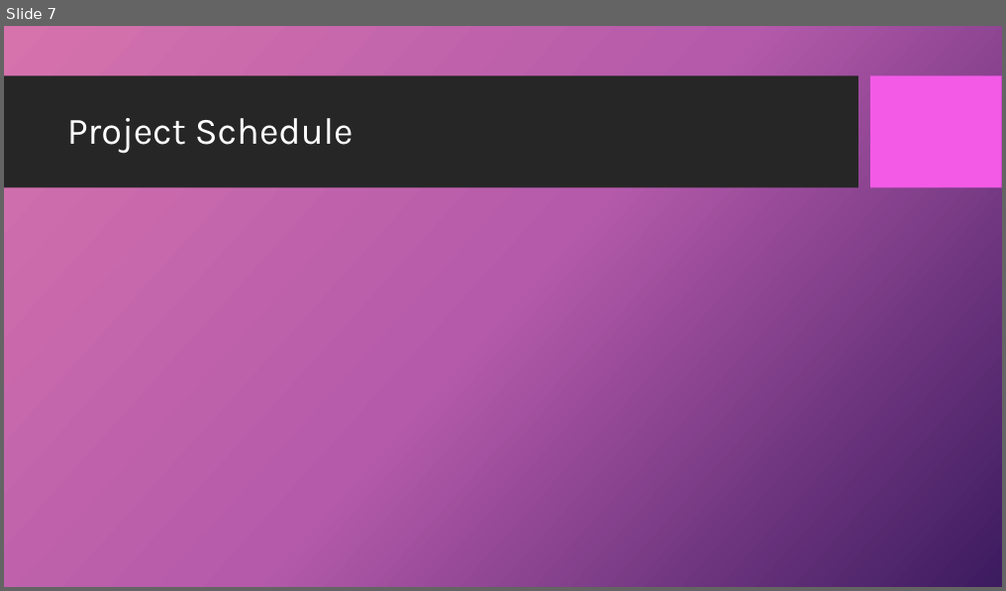
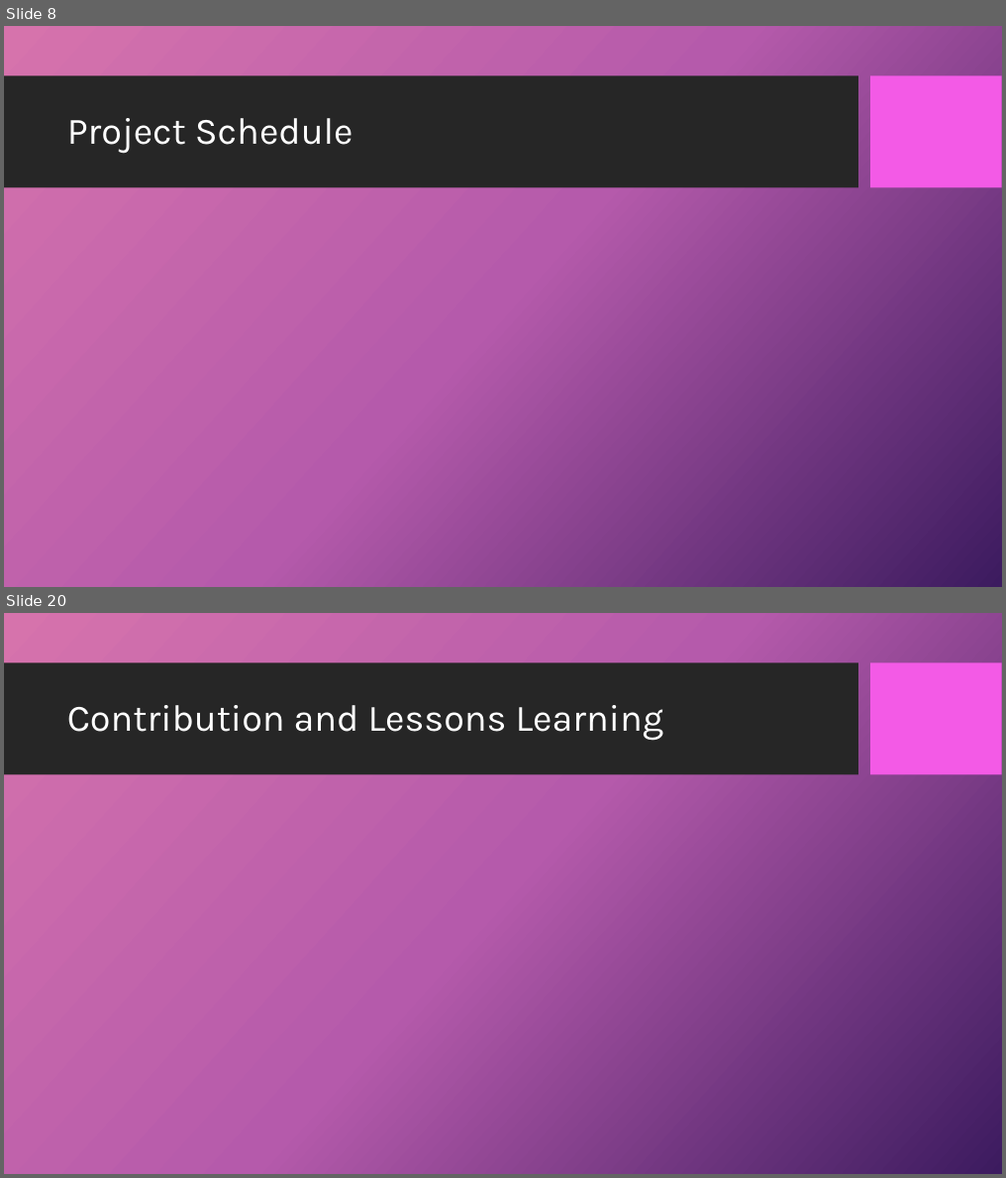
Before and after one commit to dandz12/ECE411-Practicum-Project, a slide deck: ECE411 - Final Presentation.pptx. Shown one above the other, each under a label of ours: slide 7 before the commit, slides 8 and 20 after it; the slides between them are not shown. The pictures are 1006x591 and 1006x1178 pixels, drawn with LibreOffice and Linux fonts; fonts in the diff are those of the drawing; background and template pictures are left out. Boxes give left, top, right and bottom in pixels: in the first picture for what was removed or moved away, otherwise in the second. Text is boxed around its words. In the diff, an @@ line names an element or a change of style, - is before the commit and + after.

```diff
--- a/ECE411 - Final Presentation.pptx
+++ b/ECE411 - Final Presentation.pptx
@@ slide 20 added at bbox=[4, 613, 1002, 1174], background picture (left out); not listed: 2 template elements that a slide beside it also shows @@
@@ title added at bbox=[67, 705, 664, 740], 36 pt, text #FFFFFF @@
+Contribution and Lessons Learning
@@ what was slide 7 is now slide 8 @@
```
Also in this commit, not shown: 1 slide changed, 14 other slides added, 1 slide removed.
